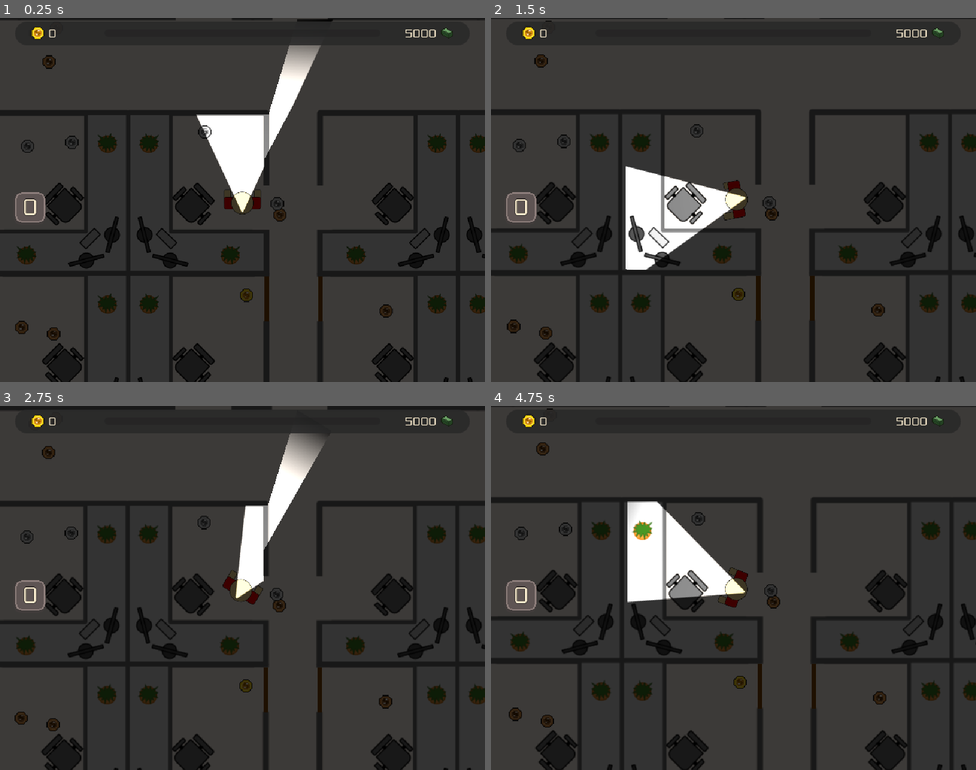
Above: before the commit, frames 1-4 (two rows, left to right).
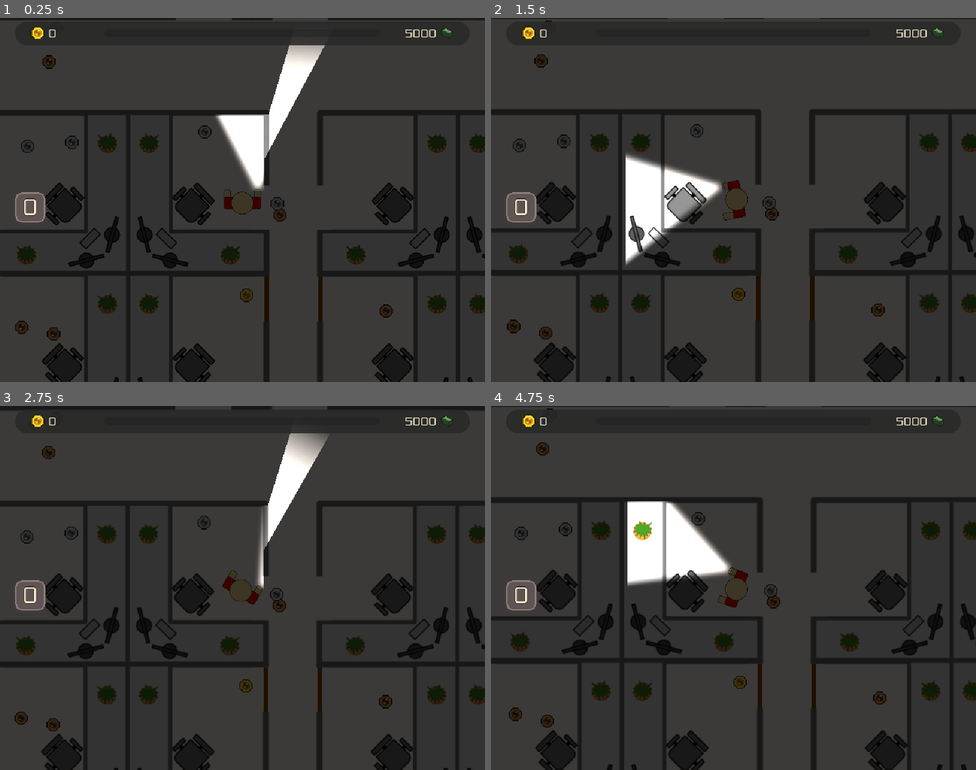
Above: after the commit, the same moments.

Repository: Justin-Hulme/GMTK_2026
Game: Godot game, scene res://Player/player_script.tscn
The game is run twice, just before and just after one commit, with the same random seed, the same clock (stepped at 60 frames per second) and the same inputs.
Inputs (mouse positions are in pixels of both pictures, inside the frame that each line leads up to):
- Up to frame 1 (0.25 s): no input
- Up to frame 2 (1.5 s): tap Enter at 0.5 s; move the mouse to (840, 181) at 0.52 s; click (840, 181) at 0.67 s; tap Space at 1.25 s; move the mouse to (636, 218) at 1.27 s; click (636, 218) at 1.42 s
- Up to frame 3 (2.75 s): tap Enter at 2 s; move the mouse to (291, 507) at 2.02 s; click (291, 507) at 2.17 s
- Up to frame 4 (4.75 s): tap Space at 2.75, 4.25 s; move the mouse to (709, 660) at 2.77 s; click (709, 660) at 2.92 s; tap Enter at 3.5 s; move the mouse to (879, 642) at 3.52 s; click (879, 642) at 3.67 s; move the mouse to (588, 533) at 4.27 s; click (588, 533) at 4.42 s

The runs differ from the first frame. In frame 1, 1.9% of the frame differs, in the area x 40-69%, y 0-54%; in frame 2, 2.2%, in the area x 27-53%, y 37-70%; in frame 3, 1.9%; in frame 4, 2.1%.

Commit message:
changed the flashlight texture

Diff:
--- a/Player/player.tscn
+++ b/Player/player.tscn
@@ -1,12 +1,12 @@
 [gd_scene format=3 uid="uid://2c1gesmmik6q"]
 
 [ext_resource type="Script" uid="uid://cqgyq0ahsig01" path="res://Player/player.gd" id="1_fhl08"]
+[ext_resource type="Texture2D" uid="uid://caftd01t3musl" path="res://Assets/Flashlight(1).png" id="2_5htga"]
 [ext_resource type="Texture2D" uid="uid://che6jqmkaod7p" path="res://Player/Character/Walking_3.png" id="2_vtle1"]
 [ext_resource type="Texture2D" uid="uid://bebbly6tpndvy" path="res://Player/Character/Walking_1.png" id="3_od3ui"]
 [ext_resource type="Texture2D" uid="uid://b6hl4f2oxgd1n" path="res://Player/Character/Walking_2.png" id="4_00tjw"]
 [ext_resource type="Texture2D" uid="uid://by5y37xu3umjh" path="res://Player/Character/Walking_4.png" id="5_x3vf3"]
 [ext_resource type="Texture2D" uid="uid://cfjjw5bxnixok" path="res://Player/Character/Walking_5.png" id="6_apopc"]
-[ext_resource type="Texture2D" uid="uid://ci33xnrxp0pv1" path="res://Assets/Flashlight.png" id="7_5htga"]
 [ext_resource type="Script" uid="uid://7logwprssfvo" path="res://Player/HUD/HUD.gd" id="7_od3ui"]
 [ext_resource type="Theme" uid="uid://bledfm0mcnnu4" path="res://Assets/main_theme.tres" id="8_od3ui"]
 [ext_resource type="Texture2D" uid="uid://rjrp7edpnvgw" path="res://Assets/Money/Coin_HUD.png" id="8_x3vf3"]
@@ -76,8 +76,8 @@
 energy = 1.5
 blend_mode = 2
 shadow_enabled = true
-texture = ExtResource("7_5htga")
-offset = Vector2(0, -226)
+texture = ExtResource("2_5htga")
+offset = Vector2(20.265, -281.54)
 
 [node name="Camera2D" type="Camera2D" parent="." unique_id=1063348825]
 position = Vector2(0, -1)
Binary file added: Assets/Flashlight(1).png
